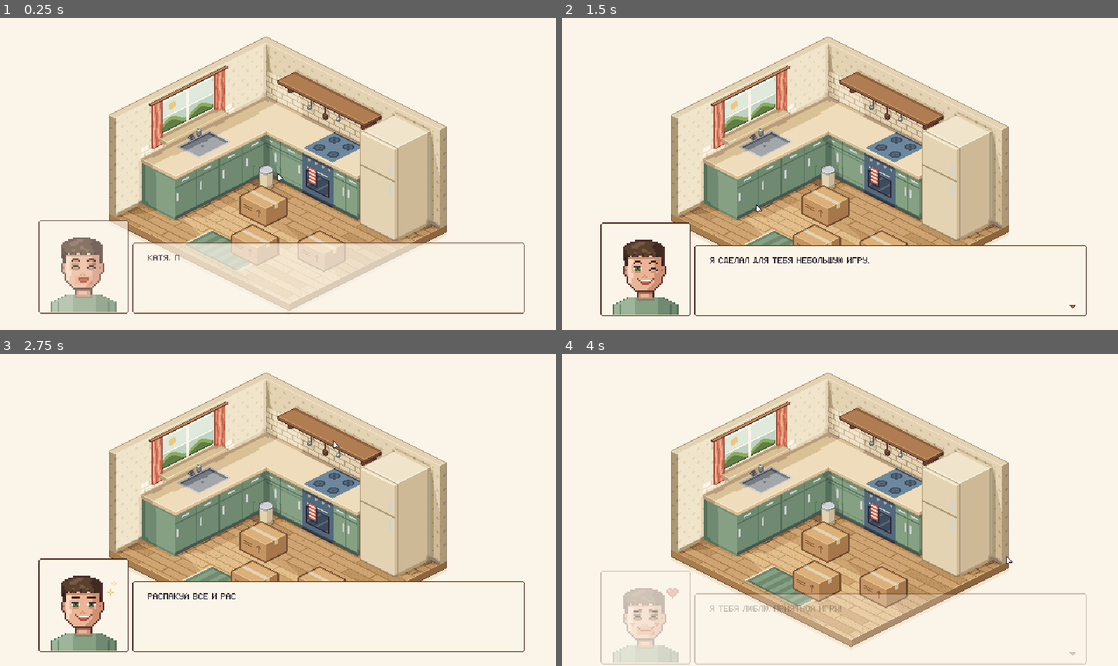
Above: before the commit, frames 1-4 (two rows, left to right).
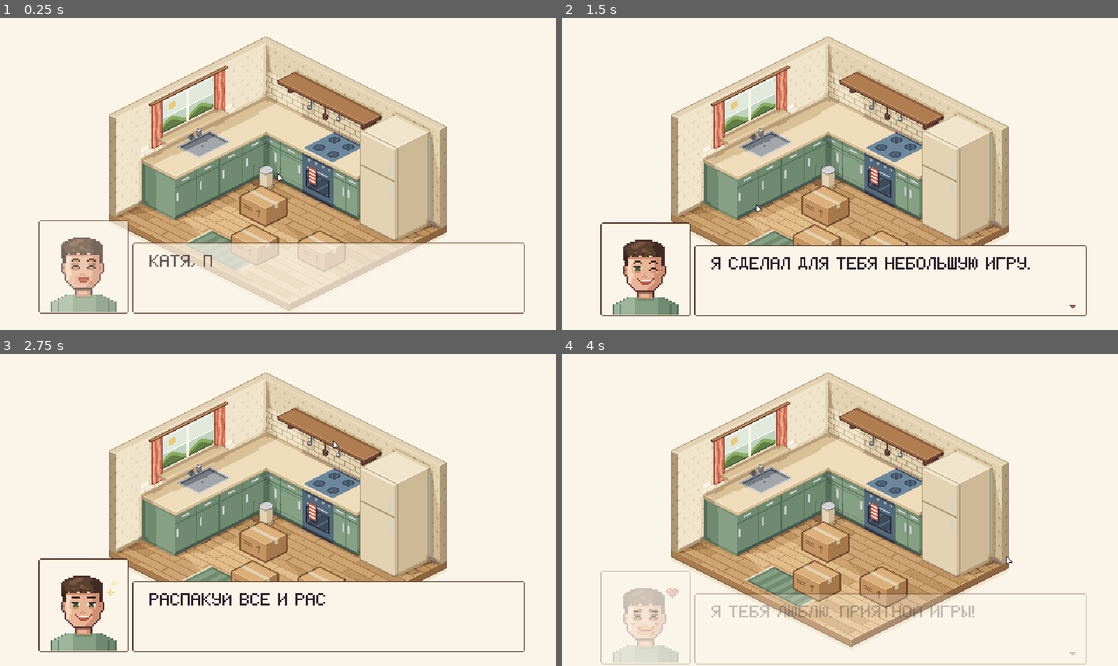
Above: after the commit, the same moments.

Repository: danilmotorin67-cyber/unpack
Game: Godot game, scene res://scenes/main.tscn
The game is run twice, just before and just after one commit, with the same random seed, the same clock (stepped at 60 frames per second) and the same inputs.
Inputs (mouse positions are in pixels of both pictures, inside the frame that each line leads up to):
- Up to frame 1 (0.25 s): no input
- Up to frame 2 (1.5 s): tap Enter at 0.5 s; move the mouse to (962, 158) at 0.52 s; tap M at 0.6 s; click (962, 158) at 0.67 s; tap Space at 0.77 s; drag from (728, 189) to (812, 236) at 1.27 s
- Up to frame 3 (2.75 s): tap Space at 2 s; move the mouse to (333, 441) at 2.02 s; tap Enter at 2.1 s; click (333, 441) at 2.17 s
- Up to frame 4 (4 s): drag from (812, 572) to (673, 463) at 2.77 s; tap Enter at 3.5 s; move the mouse to (1006, 556) at 3.52 s; tap R at 3.6 s; click (1006, 556) at 3.67 s; tap Space at 3.77 s

The runs differ from the first frame. In frame 1, 0.1% of the frame differs, in the area x 26-39%, y 75-80%; in frame 2, 0.9%, in the area x 26-85%, y 76-81%; in frame 3, 0.5%; in frame 4, 0.7%.

Commit message:
Диалог: крупный шрифт; автотест кладёт вещь «не туда» последней
Co-Authored-By: Claude Opus 5.5 <noreply@anthropic.com>
Claude-Session: https://claude.ai/code/session_01S4yhpqFcJEw2QoDdGk3XzY

Diff:
--- a/game/scripts/dialog.gd
+++ b/game/scripts/dialog.gd
@@ -17,8 +17,8 @@
 	"love": ["soft", "happy", "smile", "talk", ["blush", "heart"]],
 }
 const CHARS_PER_SEC := 32.0
-const TEXT_W := 420
-const LINE_H := 11
+const TEXT_W := 206  # в пикселях шрифта (текст рисуется ×2)
+const LINE_H := 20
 
 var lines: Array = []
 var sfx: Sfx
@@ -57,12 +57,13 @@
 	_mouth = _add_layer(portrait, "mouth_smile")
 	# окно текста
 	add_child(_nine(Rect2(152, 262, 452, 82)))
-	for k in 4:
+	for k in 3:
 		var t := PixelText.new()
 		t.centered = false
 		t.shadow = false
+		t.scale = Vector2(2, 2)
 		t.color = Color("2e2430")
-		t.position = Vector2(170, 276 + k * LINE_H)
+		t.position = Vector2(172, 276 + k * LINE_H)
 		add_child(t)
 		_texts.append(t)
 	_next = Sprite2D.new()
--- a/game/tests/autoplay.gd
+++ b/game/tests/autoplay.gd
@@ -87,7 +87,9 @@
 				return fail("нет предмета над коробкой")
 			var target = null
 			print("   take ", it.id)
-			if wrong_item == null:
+			# «не туда» кладём самую последнюю вещь уровня: её уже никто не загородит
+			var last_item: bool = box == main.boxes[-1] and box.contents.is_empty()
+			if wrong_item == null and last_item:
 				target = find_target(it, false)
 				if target != null:
 					wrong_item = it
